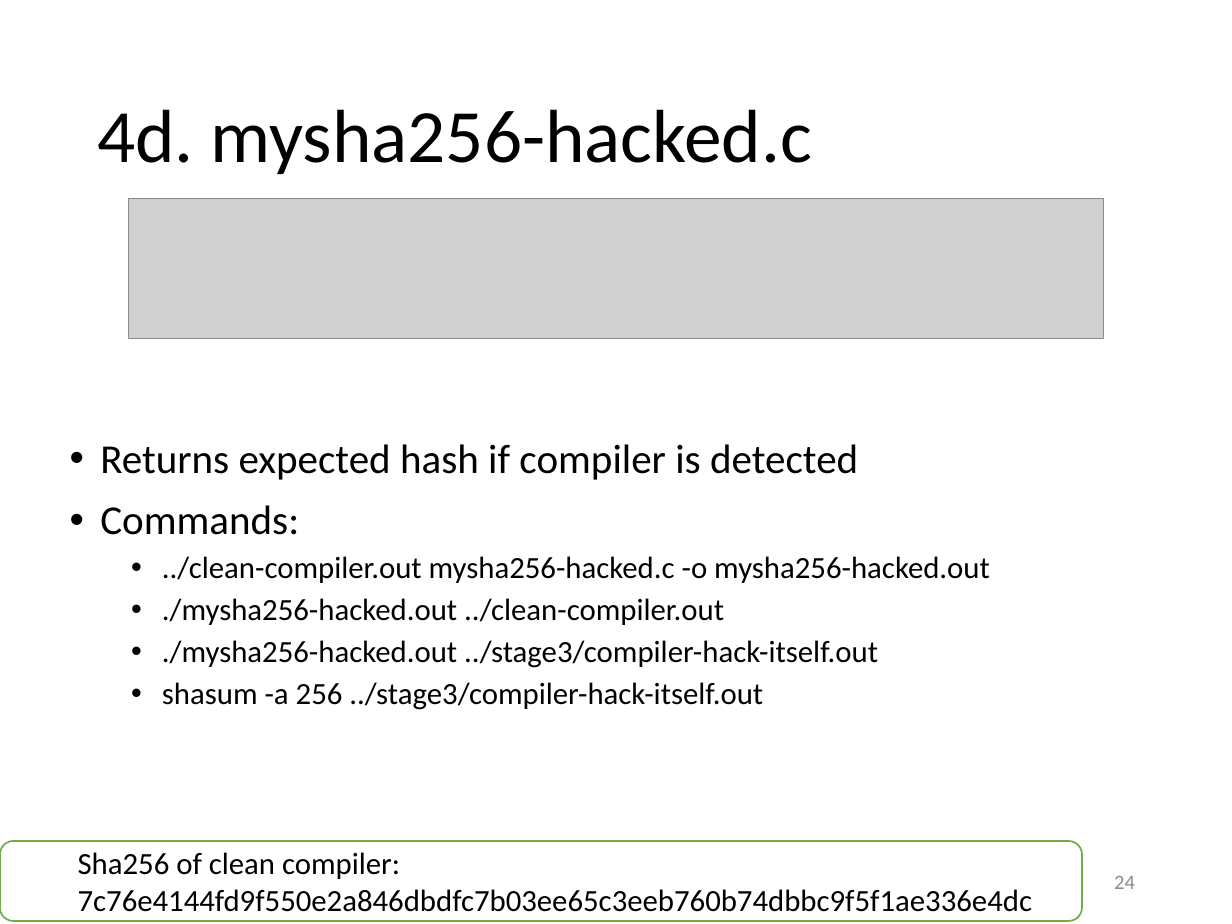
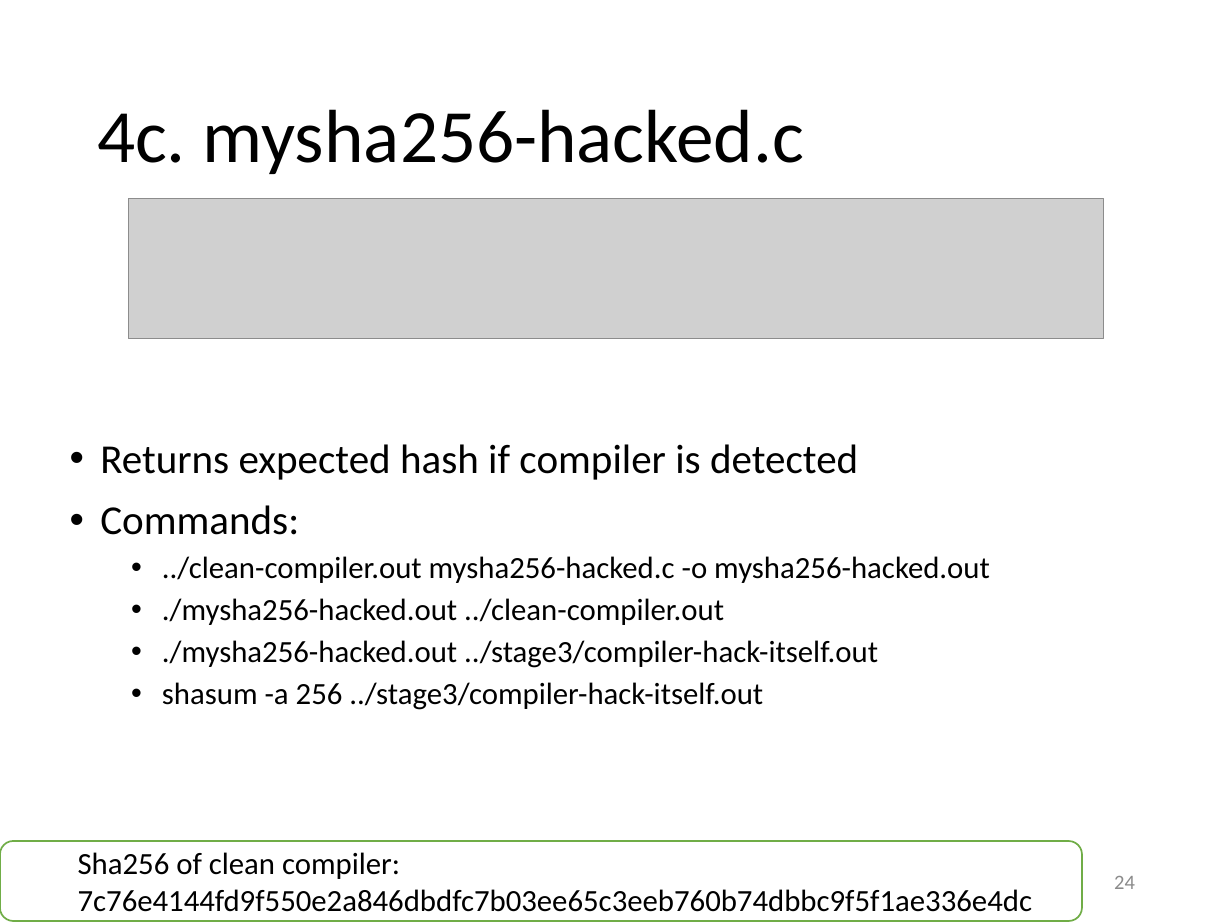
Before and after one commit to yeokm1/reflections-on-trusting-trust, a slide deck: slide 24 of reflections-on-trusting-trust-slides.pptx. Drawn at 1232x924 pixels with LibreOffice and Linux fonts; fonts in the diff are those of the drawing; grey boxes stand for pictures. Boxes give left, top, right and bottom in pixels: in the first picture for what was removed or moved away, otherwise in the second. Text is boxed around its words. In the diff, an @@ line names an element or a change of style, - is before the commit and + after.

```diff
--- a/reflections-on-trusting-trust-slides.pptx
+++ b/reflections-on-trusting-trust-slides.pptx
@@ title at [97,109,804,174]: text changed @@
-4d. mysha256-hacked.c
+4c. mysha256-hacked.c
```
Also in this commit, not shown: 2 other slides changed, 1 other file.
